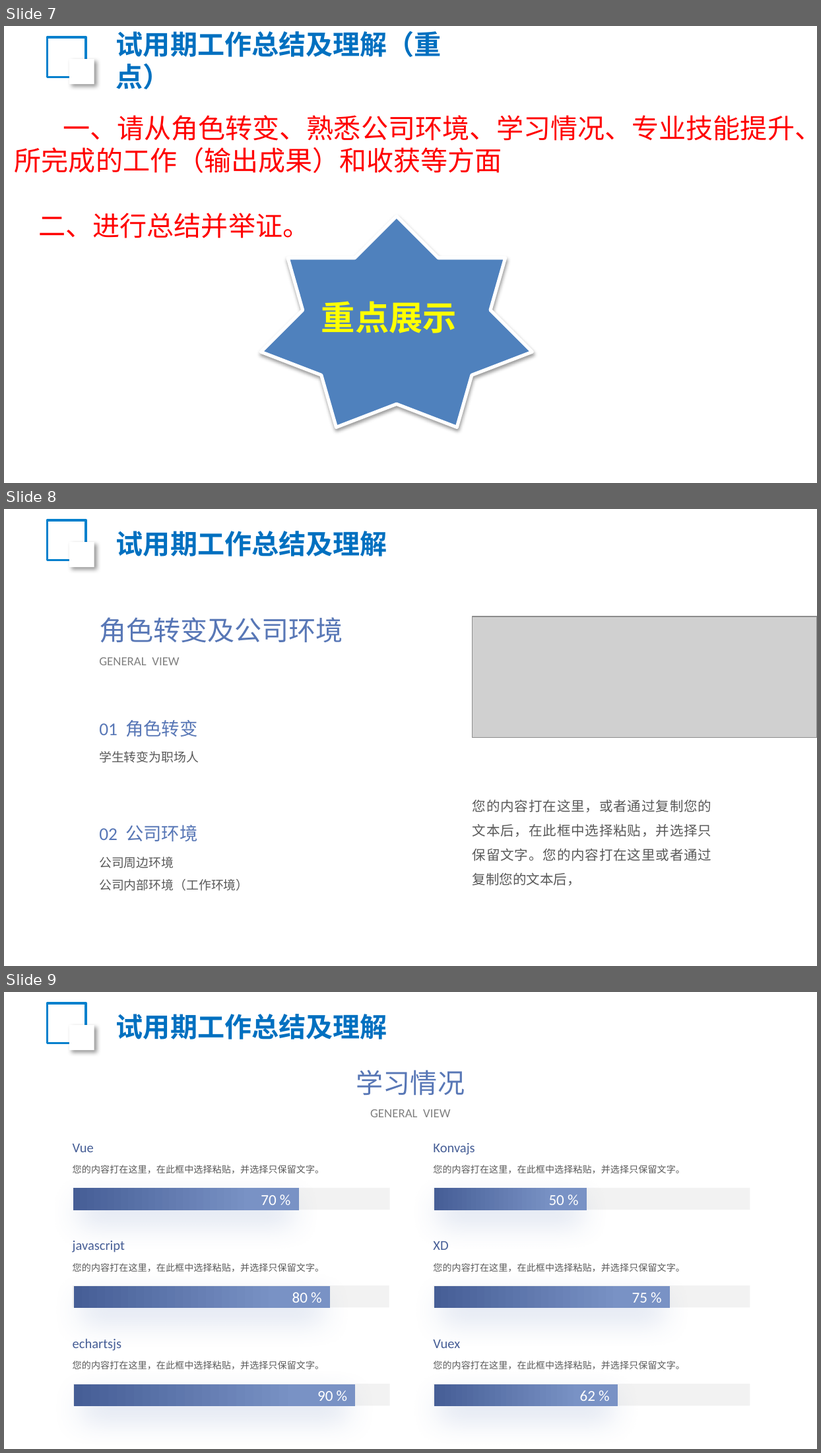
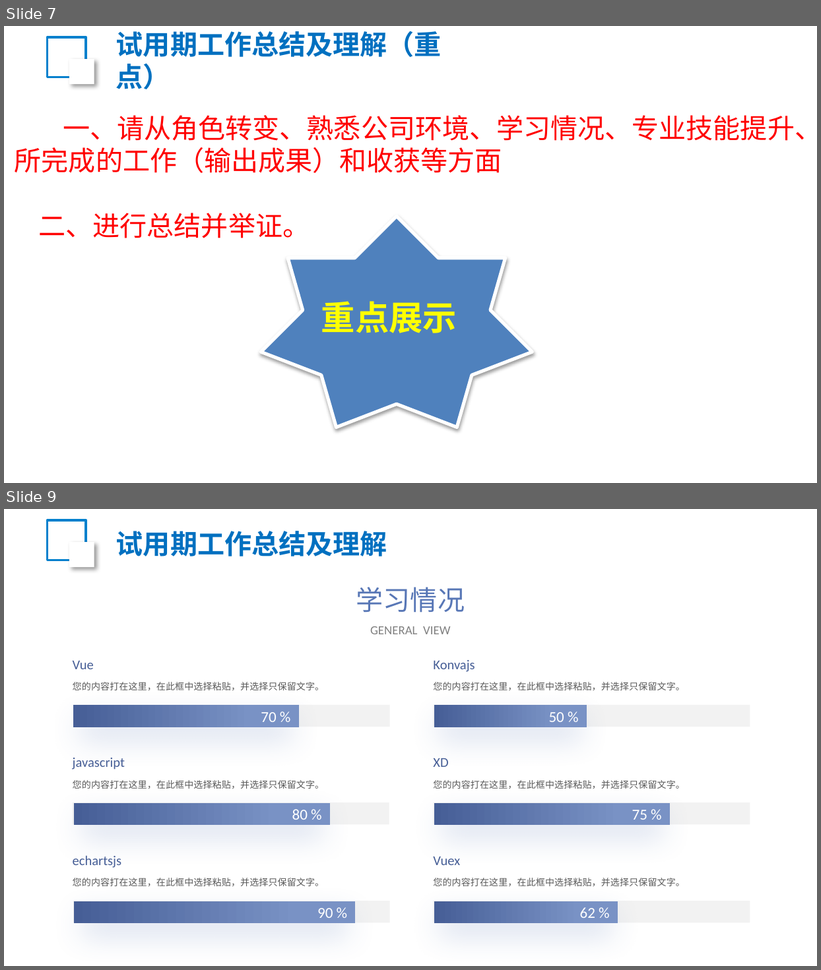
Before and after one commit to MaoLanghahaha/personal_notes, a slide deck: 2021校招新员工转正答辩模板.pptx. Shown one above the other, each under a label of ours: slides 7, 8 and 9 before the commit, slides 7 and 9 after it; the slides between them are not shown. The pictures are 821x1453 and 821x970 pixels, drawn with LibreOffice and Linux fonts; fonts in the diff are those of the drawing; grey boxes stand for pictures; background and template pictures are left out. Boxes give left, top, right and bottom in pixels: in the first picture for what was removed or moved away, otherwise in the second. Text is boxed around its words. In the diff, an @@ line names an element or a change of style, - is before the commit and + after.

```diff
--- a/2021校招新员工转正答辩模板.pptx
+++ b/2021校招新员工转正答辩模板.pptx
@@ slide 8 removed at <box>4,509,817,966</box>, background picture (left out) @@
@@ rectangle removed at <box>47,520,86,560</box> @@
@@ rectangle removed at <box>69,543,94,568</box> @@
@@ text removed at <box>116,531,387,557</box> @@
-试用期工作总结及理解
@@ text removed at <box>99,617,343,642</box> @@
-角色转变及公司环境
@@ picture removed at <box>473,617,817,737</box> @@
@@ text removed at <box>99,657,179,665</box> @@
-GENERAL VIEW
@@ text removed at <box>99,720,197,737</box> @@
-01 角色转变
@@ text removed at <box>99,751,199,763</box> @@
-学生转变为职场人
@@ text removed at <box>473,800,712,886</box> @@
-您的内容打在这里，或者通过复制您的文本后，在此框中选择粘贴，并选择只保留文字。您的内容打在这里或者通过复制您的文本后，
@@ text removed at <box>99,825,197,842</box> @@
-02 公司环境
@@ text removed at <box>99,857,248,891</box> @@
-公司周边环境
-公司内部环境（工作环境）
```
Also in this commit, not shown: 1 slide added, 1 other file.
